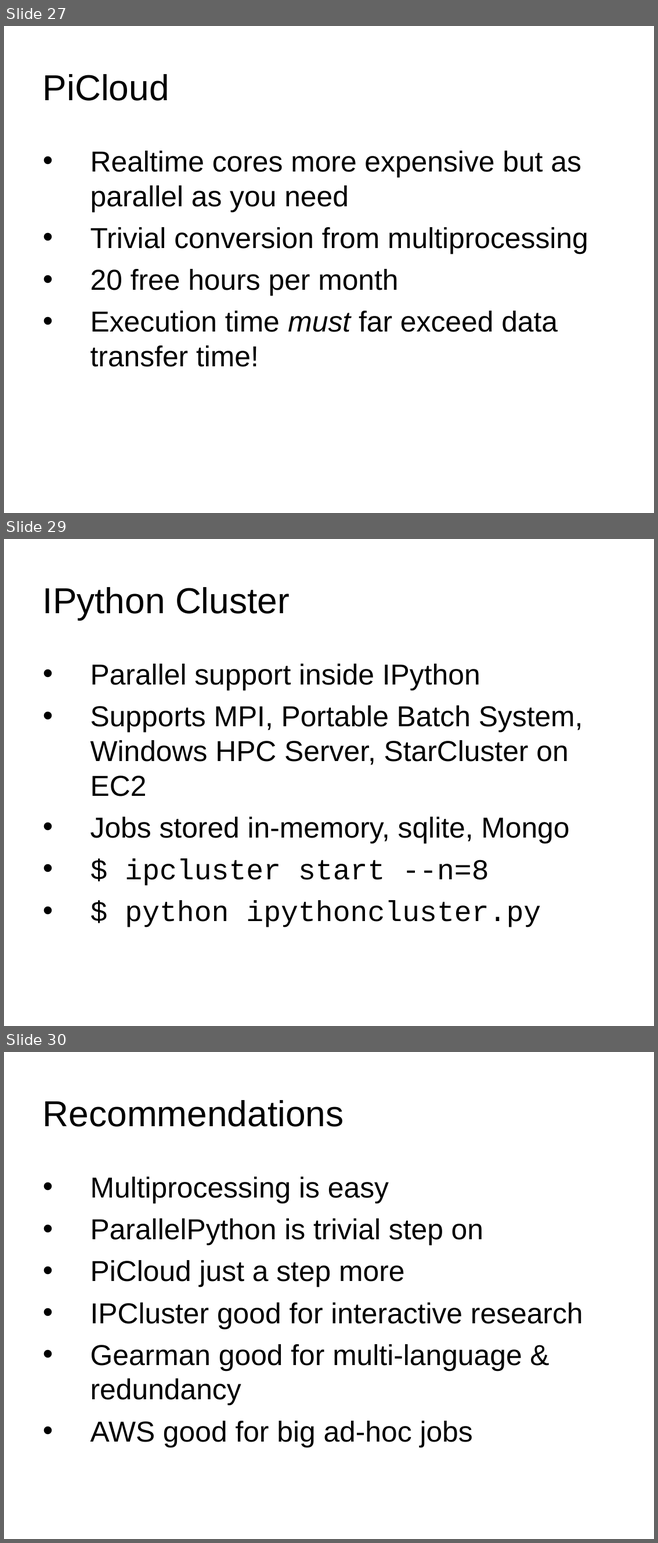
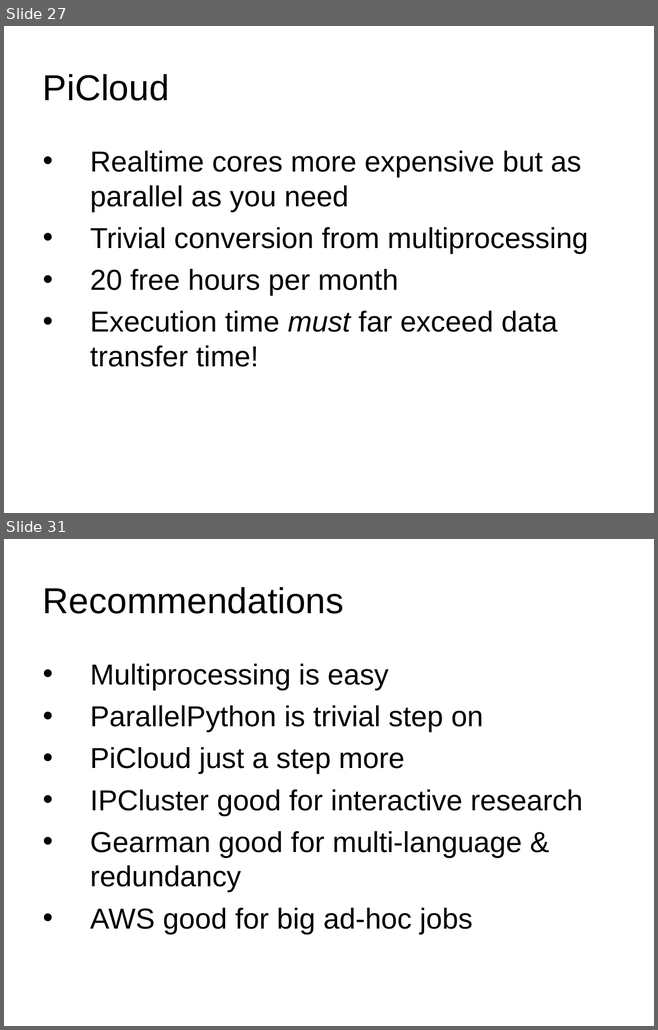
Before and after one commit to ianozsvald/ParallelPython_EuroSciPy2012, a slide deck: ParallelPython_EuroSciPy2012.ppt. Shown one above the other, each under a label of ours: slides 27, 29 and 30 before the commit, slides 27 and 31 after it; the slides between them are not shown. The pictures are 658x1543 and 658x1030 pixels, drawn with LibreOffice and Linux fonts; fonts in the diff are those of the drawing; background and template pictures are left out. Boxes give left, top, right and bottom in pixels: in the first picture for what was removed or moved away, otherwise in the second. Text is boxed around its words. In the diff, an @@ line names an element or a change of style, - is before the commit and + after.

```diff
--- a/ParallelPython_EuroSciPy2012.ppt
+++ b/ParallelPython_EuroSciPy2012.ppt
@@ slide 29 removed at (x1=4, y1=539, x2=654, y2=1026), background #FFFFFF @@
@@ title removed at (x1=43, y1=587, x2=289, y2=620) @@
-IPython Cluster
@@ text removed at (x1=90, y1=664, x2=583, y2=928) @@
-• Parallel support inside IPython
-• Supports MPI, Portable Batch System, Windows HPC Server, StarCluster on EC2
-• Jobs stored in-memory, sqlite, Mongo
-• $ ipcluster start --n=8
-• $ python ipythoncluster.py
@@ what was slide 30 is now slide 31 @@
```
Also in this commit, not shown: 2 slides changed, 2 slides added, 1 other file.
